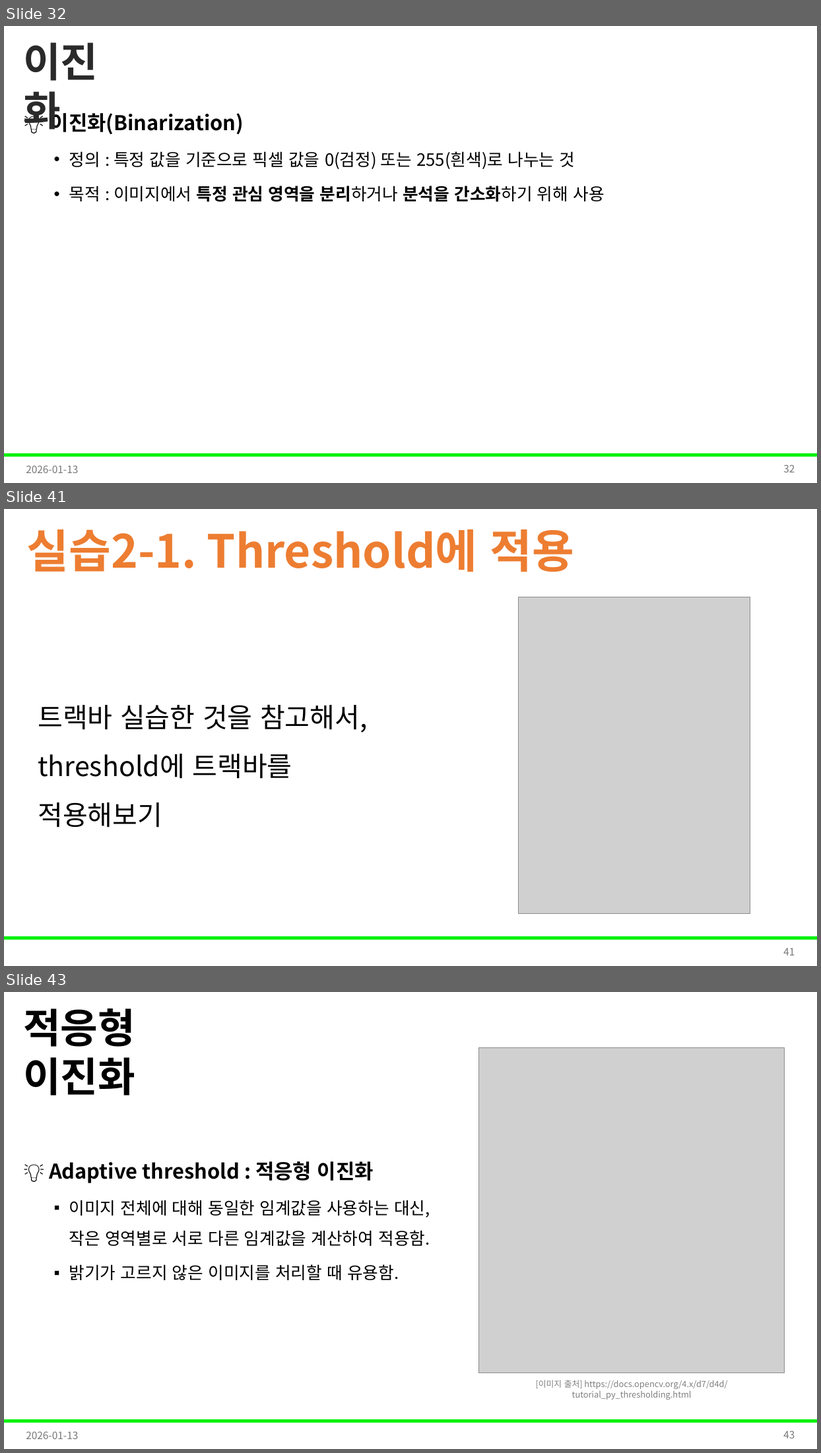
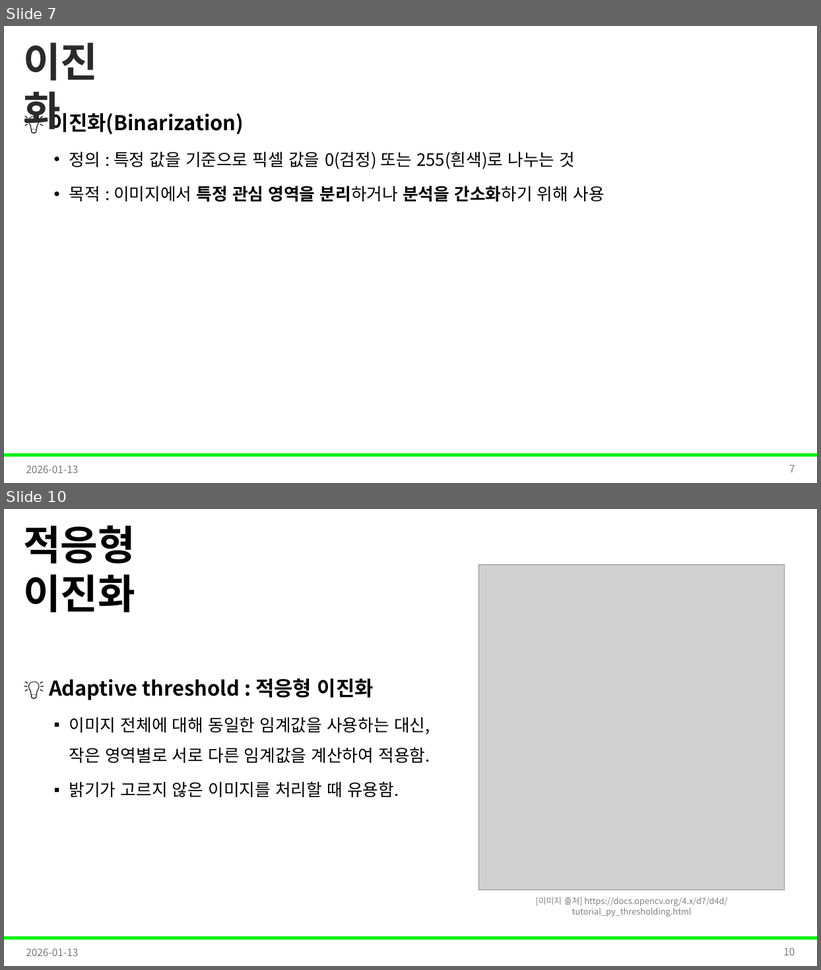
Before and after one commit to Leader-Lesson/KDT_RE_5th, a slide deck: material/5_AI/04_데이터 전처리와 EDA 기초.pptx. Shown one above the other, each under a label of ours: slides 32, 41 and 43 before the commit, slides 7 and 10 after it; the slides between them are not shown. The pictures are 821x1453 and 821x970 pixels, drawn with LibreOffice and Linux fonts; fonts in the diff are those of the drawing; grey boxes stand for pictures; background and template pictures are left out. Boxes give left, top, right and bottom in pixels: in the first picture for what was removed or moved away, otherwise in the second. Text is boxed around its words. In the diff, an @@ line names an element or a change of style, - is before the commit and + after.

```diff
--- a/material/5_AI/04_데이터 전처리와 EDA 기초.pptx
+++ b/material/5_AI/04_데이터 전처리와 EDA 기초.pptx
@@ slide 41 removed at [4,509,817,966], background #FFFFFF; not listed: 1 template element that a slide beside it also shows @@
@@ title removed at [27,529,575,572] @@
-실습2-1. Threshold에 적용
@@ picture removed at [518,597,750,914] @@
@@ text removed at [38,705,368,828] @@
-트랙바 실습한 것을 참고해서, threshold에 트랙바를 적용해보기
@@ page number removed at [783,949,795,956] @@
-41
@@ what was slide 32 is now slide 7 @@
@@ page number at [789,466,795,473]: text changed @@
-32
+7
@@ what was slide 43 is now slide 10 @@
@@ page number at [783,948,795,956]: text changed @@
-43
+10
```
Also in this commit, not shown: 5 slides changed, 3 slides added, 35 other slides removed.
